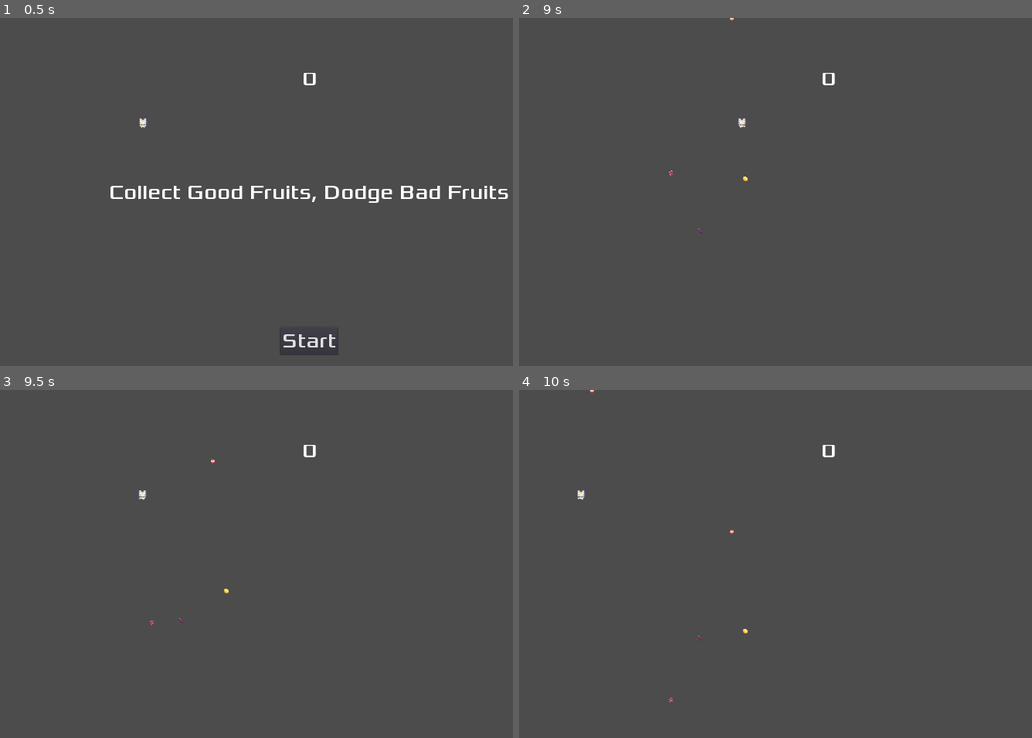
Above: before the commit, frames 1-4 (two rows, left to right).
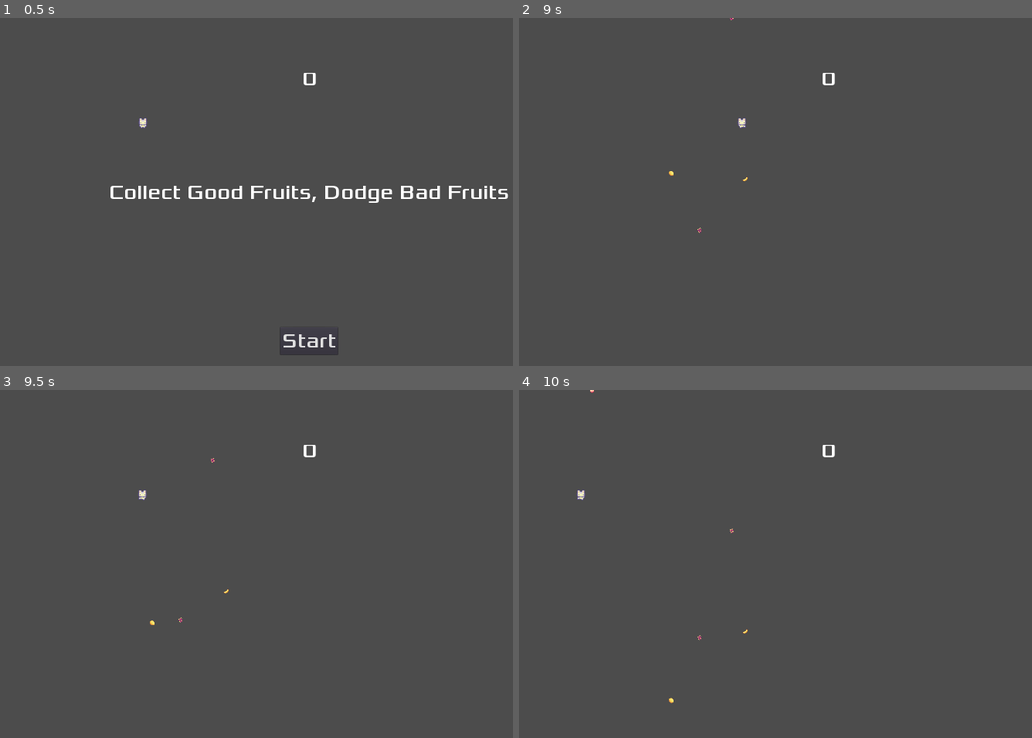
Above: after the commit, the same moments.

Repository: ColinKYuen/BQ-Game-Jam
Game: Godot game, scene res://Scenes/Main.tscn
The game is run twice, just before and just after one commit, with the same random seed, the same clock (stepped at 60 frames per second) and the same inputs.
Inputs:
- Up to frame 1 (0.5 s): no input
- Up to frame 2 (9 s): click "Start" at 0.5 s; tap Enter at 1.25, 2.75, 4.25 s; hold D (move_right) 1.28-2.03 s; tap Space at 2, 3.5, 5 s; hold Left (move_left) 2.03-2.78 s; hold D (move_right) 2.78-4.28 s; hold Left (move_left) 4.28-6.53 s; hold D (move_right) 6.53-8.78 s; hold Left (move_left) from 8.78 s (still down)
- Up to frame 3 (9.5 s): keep holding Left (move_left)
- Up to frame 4 (10 s): keep holding Left (move_left)

Frame 1 is identical in both runs. In frame 2, less than 0.1% of the frame differs, in the area x 29-45%, y 0-62%; in frame 3, less than 0.1%; in frame 4, less than 0.1%, in the area x 29-45%, y 39-90%.

Commit message:
fix duplication

Diff:
--- a/Scripts/Main.gd
+++ b/Scripts/Main.gd
@@ -24,7 +24,7 @@
 	shapes=[obj_fruit1,obj_fruit2,obj_fruit3,obj_fruit4,obj_fruit5,obj_fruit6,obj_fruit7]
 	rnd.randomize()
 	rng.randomize()
-	spawn(rng.randf_range(64, window_width - 64), rng.randf_range(100, 500))
+
 
 func _process(delta):
 
